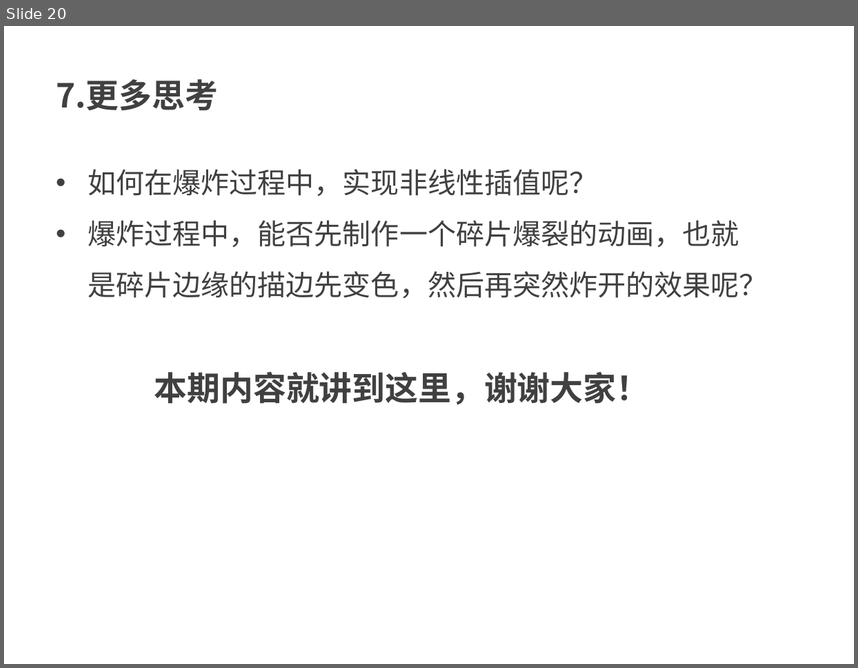
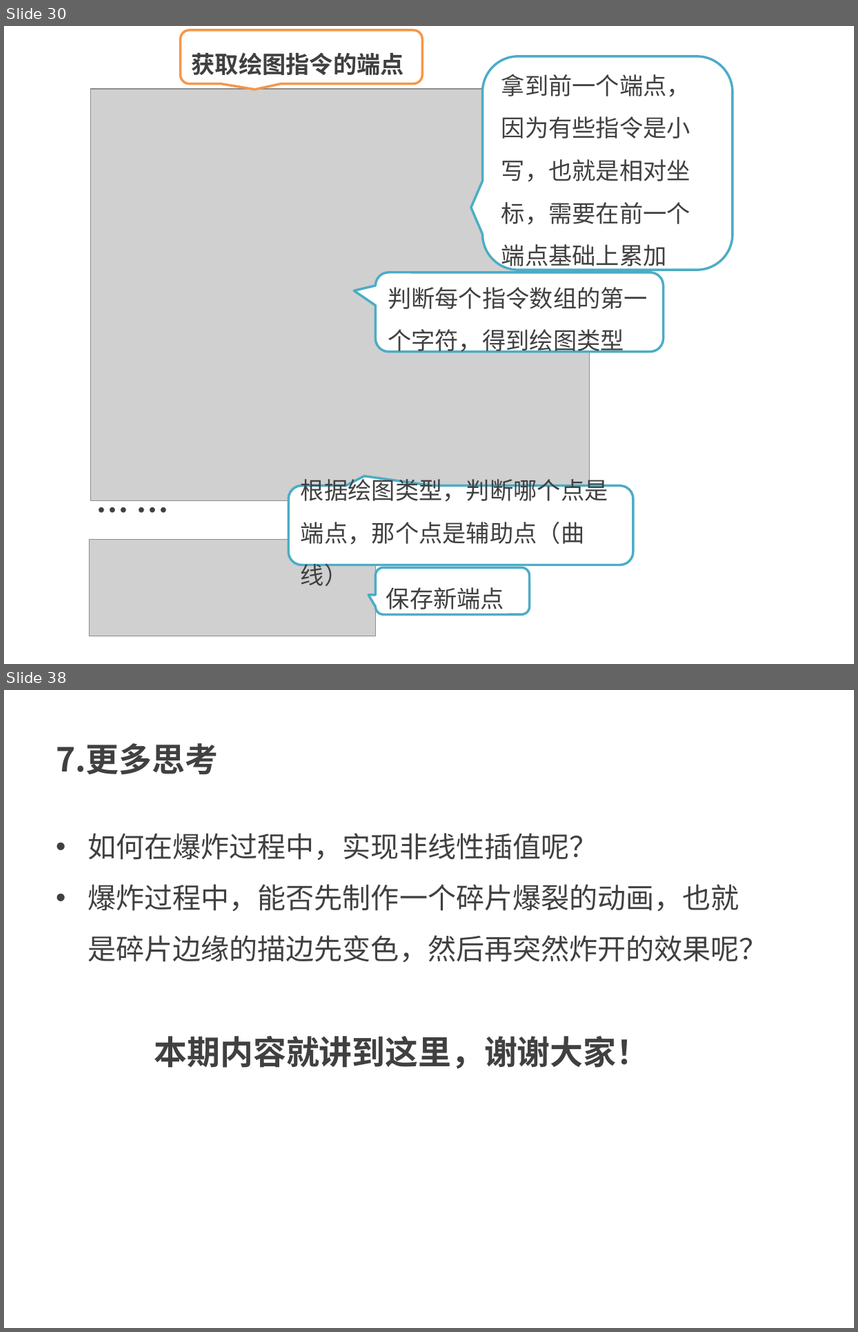
Before and after one commit to kong66/webAni, a slide deck: 20-svg-explode/20.pptx. Shown one above the other, each under a label of ours: slide 20 before the commit, slides 30 and 38 after it; the slides between them are not shown. The pictures are 858x668 and 858x1332 pixels, drawn with LibreOffice and Linux fonts; fonts in the diff are those of the drawing; grey boxes stand for pictures. Boxes give left, top, right and bottom in pixels: in the first picture for what was removed or moved away, otherwise in the second. Text is boxed around its words. In the diff, an @@ line names an element or a change of style, - is before the commit and + after.

```diff
--- a/20-svg-explode/20.pptx
+++ b/20-svg-explode/20.pptx
@@ slide 30 added at box(4, 26, 854, 664), background #FFFFFF @@
@@ rounded speech box added at box(181, 30, 423, 84), fill #FFFFFF, outline #F79646 2 pt, 20 pt, text #404040, bold @@
+获取绘图指令的端点
@@ rounded speech box added at box(483, 56, 733, 270), fill #FFFFFF, outline #4BACC6 2 pt, 20 pt, text #404040 @@
+拿到前一个端点，因为有些指令是小写，也就是相对坐标，需要在前一个端点基础上累加
@@ picture added at box(91, 89, 590, 500) @@
@@ rounded speech box added at box(375, 272, 664, 352), fill #FFFFFF, outline #4BACC6 2 pt, 20 pt, text #404040 @@
+判断每个指令数组的第一个字符，得到绘图类型
@@ text added at box(87, 485, 810, 534), 28 pt, text #404040, bold @@
+… …
@@ rounded speech box added at box(289, 485, 634, 564), fill #FFFFFF, outline #4BACC6 2 pt, 20 pt, text #404040 @@
+根据绘图类型，判断哪个点是端点，那个点是辅助点（曲线）
@@ picture added at box(89, 539, 375, 635) @@
@@ rounded speech box added at box(375, 568, 529, 615), fill #FFFFFF, outline #4BACC6 2 pt, 20 pt, text #404040 @@
+保存新端点
@@ what was slide 20 is now slide 38 @@
```
Also in this commit, not shown: 6 slides changed, 19 other slides added, 3 slides removed, 3 other files.
